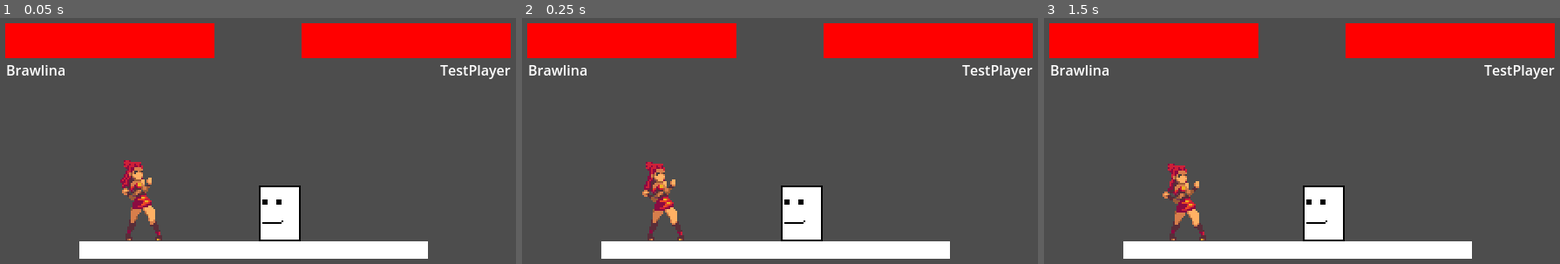
Above: before the commit, frames 1-3 (left to right).
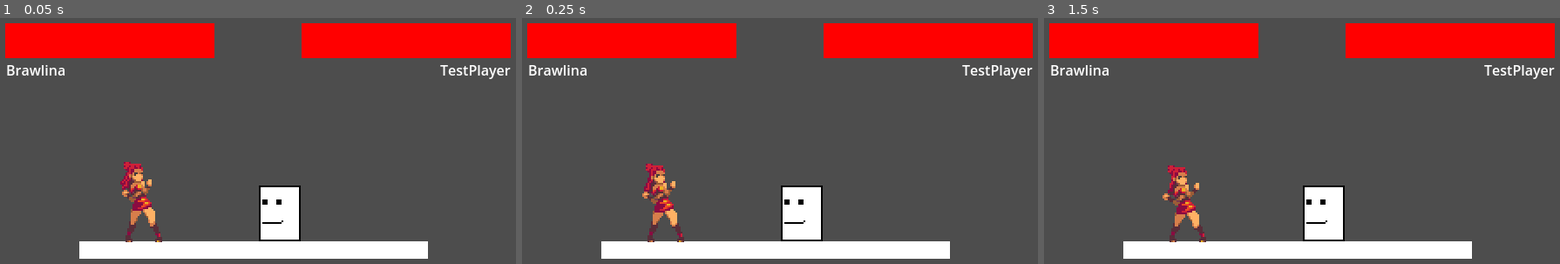
Above: after the commit, the same moments.

Repository: Apmds/GodotFighterGame
Game: Godot game, scene res://Scenes/Test.tscn
Same seed, same stepped clock (60 frames per second), same inputs: the game is played once before the commit and once after it.
Inputs:
- Up to frame 1 (0.05 s): no input
- Up to frame 2 (0.25 s): no input
- Up to frame 3 (1.5 s): no input

The runs differ from the first frame. In frame 1, 0.7% of the frame differs, in the area x 23-32%, y 57-92%; in frame 2, 0.7%; in frame 3, 0.7%.

Commit message:
Added/changed some Brawlina sprites and crouch attacks now keep the crouch hitbox

Diff:
--- a/Scenes/Brawlina.tscn
+++ b/Scenes/Brawlina.tscn
@@ -13,12 +13,12 @@
 character_name = "Brawlina"
 collision_width = 27
 collision_height = 48
-collision_position = Vector2(-1.75, 8.5)
+collision_position = Vector2(-1.75, 7.5)
 crouch_collision_width = 27
-crouch_collision_position = Vector2(-1.75, 20)
+crouch_collision_position = Vector2(-1.75, 18.75)
 
 [node name="Collision" parent="." index="0"]
-position = Vector2(-1.75, 8.5)
+position = Vector2(-1.5, 7.5)
 shape = SubResource("RectangleShape2D_seqlq")
 
 [node name="Sprite" parent="." index="1"]
--- a/Scenes/Level.tscn
+++ b/Scenes/Level.tscn
@@ -13,6 +13,7 @@
 
 [node name="Level" type="Node2D"]
 texture_filter = 1
+texture_repeat = 1
 script = ExtResource("1_uiqq2")
 metadata/_edit_vertical_guides_ = [640.0]
 
--- a/Scripts/Brawlina.gd
+++ b/Scripts/Brawlina.gd
@@ -162,5 +162,66 @@
 	strong_air_h1.position_y = 5
 	strong_air_attack.add_hitbox(strong_air_h1)
 
-func _ready():
-	super()
+
+	weak_crouch_attack.set_sprite("CrouchWeakAttack", sprites["CrouchWeakAttack"][1])
+	var weak_crouch_w1 = AttackWindow.new()
+	weak_crouch_w1.set_param(AttackWindow.WindowParams.LENGTH, 3)
+	weak_crouch_w1.set_param(AttackWindow.WindowParams.START_FRAME, 0)
+	weak_crouch_w1.set_param(AttackWindow.WindowParams.NUM_FRAMES, 1)
+
+	var weak_crouch_w2 = AttackWindow.new()
+	weak_crouch_w2.set_param(AttackWindow.WindowParams.LENGTH, 6)
+	weak_crouch_w2.set_param(AttackWindow.WindowParams.START_FRAME, 1)
+	weak_crouch_w2.set_param(AttackWindow.WindowParams.NUM_FRAMES, 2)
+
+	var weak_crouch_w3 = AttackWindow.new()
+	weak_crouch_w3.set_param(AttackWindow.WindowParams.LENGTH, 10)
+	weak_crouch_w3.set_param(AttackWindow.WindowParams.START_FRAME, 3)
+	weak_crouch_w3.set_param(AttackWindow.WindowParams.NUM_FRAMES, 1)
+
+	weak_crouch_attack.add_window(weak_crouch_w1)
+	weak_crouch_attack.add_window(weak_crouch_w2)
+	weak_crouch_attack.add_window(weak_crouch_w3)
+
+	var weak_crouch_h1 = Hitbox.new(self)
+
+	weak_crouch_h1.length = 6
+	weak_crouch_h1.window_number = 1
+	weak_crouch_h1.width = 24.5
+	weak_crouch_h1.height = 35
+	weak_crouch_h1.position_x = 35
+	weak_crouch_h1.position_y = 3
+	weak_crouch_attack.add_hitbox(weak_crouch_h1)
+
+
+	strong_crouch_attack.set_sprite("CrouchStrongAttack", sprites["CrouchStrongAttack"][1])
+	var strong_crouch_w1 = AttackWindow.new()
+	strong_crouch_w1.set_param(AttackWindow.WindowParams.LENGTH, 6)
+	strong_crouch_w1.set_param(AttackWindow.WindowParams.START_FRAME, 0)
+	strong_crouch_w1.set_param(AttackWindow.WindowParams.NUM_FRAMES, 2)
+
+	var strong_crouch_w2 = AttackWindow.new()
+	strong_crouch_w2.set_param(AttackWindow.WindowParams.LENGTH, 10)
+	strong_crouch_w2.set_param(AttackWindow.WindowParams.START_FRAME, 2)
+	strong_crouch_w2.set_param(AttackWindow.WindowParams.NUM_FRAMES, 3)
+	strong_crouch_w2.set_param(AttackWindow.WindowParams.VELOCITY_X, 200)
+	strong_crouch_w2.set_param(AttackWindow.WindowParams.VELOCITY_Y, -40)
+
+	var strong_crouch_w3 = AttackWindow.new()
+	strong_crouch_w3.set_param(AttackWindow.WindowParams.LENGTH, 10)
+	strong_crouch_w3.set_param(AttackWindow.WindowParams.START_FRAME, 5)
+	strong_crouch_w3.set_param(AttackWindow.WindowParams.NUM_FRAMES, 3)
+	strong_crouch_w3.set_param(AttackWindow.WindowParams.HAS_WHIFFLAG, true)
+
+	strong_crouch_attack.add_window(strong_crouch_w1)
+	strong_crouch_attack.add_window(strong_crouch_w2)
+	strong_crouch_attack.add_window(strong_crouch_w3)
+
+	var strong_crouch_h1 = Hitbox.new(self)
+	strong_crouch_h1.length = 6
+	strong_crouch_h1.window_number = 1
+	strong_crouch_h1.width = 40
+	strong_crouch_h1.height = 20
+	strong_crouch_h1.position_x = 10
+	strong_crouch_h1.position_y = 5
+	strong_crouch_attack.add_hitbox(strong_crouch_h1)
--- a/Scripts/Character.gd
+++ b/Scripts/Character.gd
@@ -176,14 +176,14 @@
 	sprite_node.texture = sprites.get(spr_name)[0]
 	sprite_node.hframes = sprites.get(spr_name)[1]
 
-func set_state(new_state : State) -> void:
+func set_state(new_state : State, keep_crouch : bool = false) -> void:
 	# If the last state is different from the current state, reset the current_frame
 	if state != new_state:
 		current_frame = 0
 
 	state = new_state
 
-	if new_state != State.CROUCH:
+	if new_state != State.CROUCH and !keep_crouch:
 		collision_node.position = collision_position
 		collision_node.shape.size = Vector2(collision_width, collision_height)
 
@@ -574,7 +574,7 @@
 		var special_pressed = Input.is_action_just_pressed(get_action("special"))
 
 		if (weak_pressed or strong_pressed or special_pressed) and (state == State.CROUCH or state == State.IDLE or not is_on_floor()):
-			set_state(State.ATTACK)
+			set_state(State.ATTACK, state == State.CROUCH)
 
 			if weak_pressed:
 				if is_on_floor():
Binary file added: Assets/Sprites/Characters/Brawlina/Crouch__1.png
Not shown, changed: Assets/Sprites/Characters/Brawlina/Crouch__1.png.import
Binary file removed: Assets/Sprites/Characters/Brawlina/Crouch__3.png
